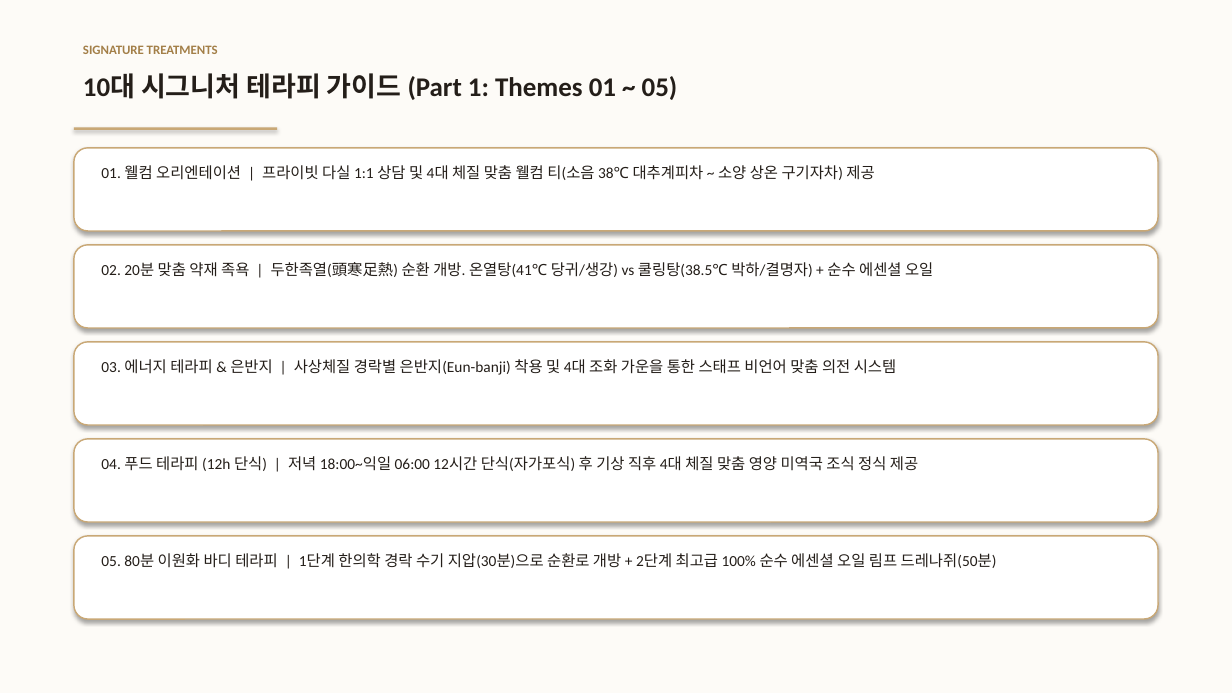
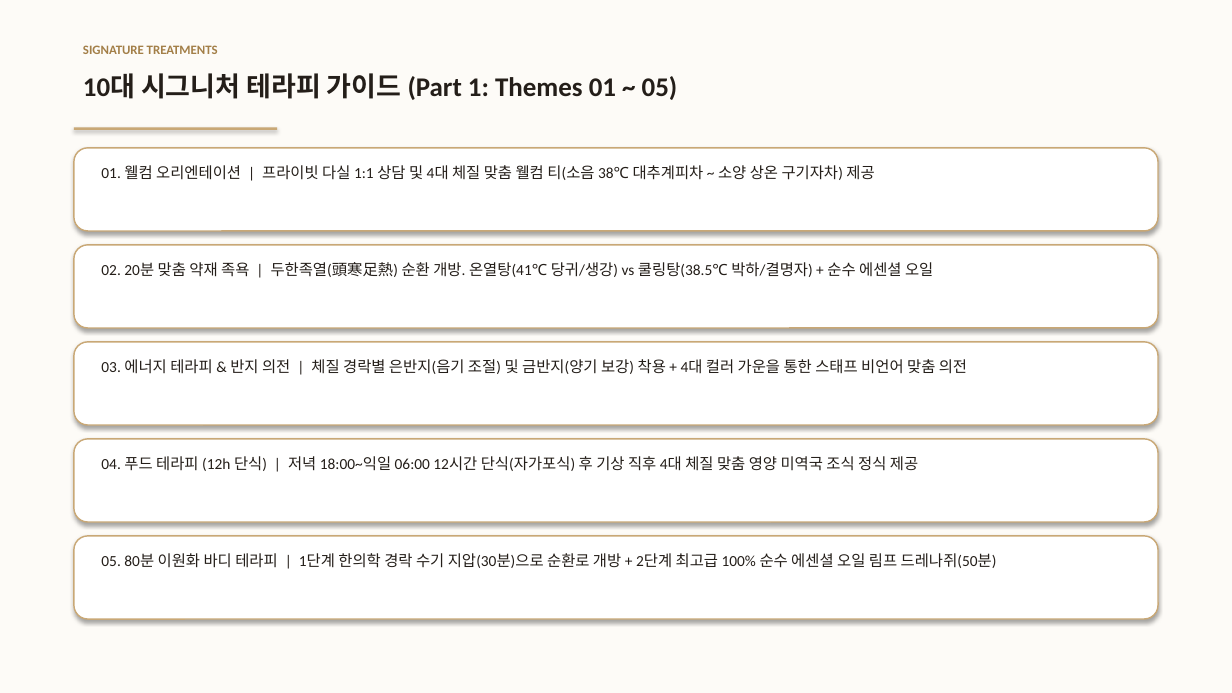
Before and after one commit to ryujean77/ryujean-slides, a slide deck: slide 9 of sasang-spa/사상체질_프리미엄_스파_프로젝트_제안서_발표자료.pptx. Drawn at 1232x693 pixels with LibreOffice and Linux fonts; fonts in the diff are those of the drawing. Boxes give left, top, right and bottom in pixels: in the first picture for what was removed or moved away, otherwise in the second. Text is boxed around its words. In the diff, an @@ line names an element or a change of style, - is before the commit and + after.

Commit message:
fix: 체질별 은반지 및 금반지 착용 부위 의전 매뉴얼 정확한 기준 반영

```diff
--- a/sasang-spa/사상체질_프리미엄_스파_프로젝트_제안서_발표자료.pptx
+++ b/sasang-spa/사상체질_프리미엄_스파_프로젝트_제안서_발표자료.pptx
@@ text at bbox=[101, 359, 967, 374]: text changed @@
-03. 에너지 테라피 & 은반지 | 사상체질 경락별 은반지(Eun-banji) 착용 및 4대 조화 가운을 통한 스태프 비언어 맞춤 의전 시스템
+03. 에너지 테라피 & 반지 의전 | 체질 경락별 은반지(음기 조절) 및 금반지(양기 보강) 착용 + 4대 컬러 가운을 통한 스태프 비언어 맞춤 의전
```
Also in this commit, not shown: 4 other slides changed, 4 other files.
